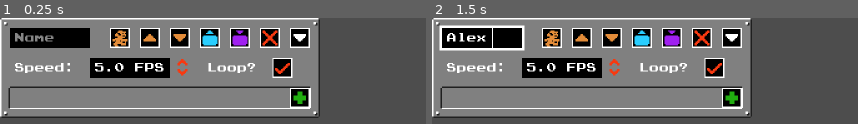
Above: before the commit, frames 1-2 (left to right).
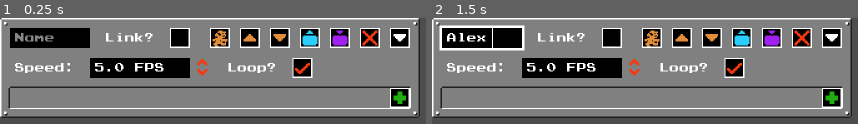
Above: after the commit, the same moments.

Repository: Tsank35/SMB1R-Resource-Pack-Tool
Game: Godot game, scene res://Scenes/Components/Sprite/AnimationBlock.tscn
Same seed, same stepped clock (60 frames per second), same inputs: the game is played once before the commit and once after it. This scene is started directly instead of the project's main scene.
Inputs (mouse positions are in pixels of both pictures, inside the frame that each line leads up to; where the layout moved, square brackets give the same spot in the first picture):
- Up to frame 1 (0.25 s): no input
- Up to frame 2 (1.5 s): click (483, 38) at 0.52 s; type "Alex" at 0.6 s; click (653, 38) [551, 38] at 1.25 s

The runs differ from the first frame. In frame 1, 33% of the frame differs, in the area x 24-99%, y 0-95%; in frame 2, 33%.
Error before the commit: Invalid access to property or key 'source' on a base object of type 'Nil'. (res://Scripts/Components/Sprite/AnimationBlock.gd:35)
Error after the commit: Invalid access to property or key 'children_changed' on a base object of type 'Nil'. (res://Scripts/Components/Sprite/AnimationBlock.gd:20)

Commit message:
Add animation links

Diff:
--- a/Scenes/Components/Sprite/AnimationBlock.tscn
+++ b/Scenes/Components/Sprite/AnimationBlock.tscn
@@ -7,13 +7,19 @@
 [ext_resource type="PackedScene" uid="uid://coa5jjimu3uqn" path="res://Scenes/Components/Buttons/MoveButton.tscn" id="4_3egul"]
 [ext_resource type="Texture2D" uid="uid://dv3gbpl2qy2md" path="res://Assets/Buttons/Down.png" id="5_4bglg"]
 [ext_resource type="PackedScene" uid="uid://qhgbpavbrsf" path="res://Scenes/Components/Buttons/DeleteButton.tscn" id="6_4bglg"]
+[ext_resource type="Script" uid="uid://crfo1a3tynisp" path="res://Scripts/Components/LinearOptionButton.gd" id="8_3egul"]
 
-[node name="AnimationBlock" unique_id=1489132816 node_paths=PackedStringArray("name_input", "speed_input", "loop_checkbox", "frame_container") instance=ExtResource("1_8r8uv")]
+[node name="AnimationBlock" unique_id=1489132816 node_paths=PackedStringArray("name_input", "speed_input", "loop_checkbox", "link_checkbox", "preview_button", "link_dropdown", "property_container", "frame_container", "link_container") instance=ExtResource("1_8r8uv")]
 script = ExtResource("3_qeelm")
 name_input = NodePath("VBox/Header/Name")
 speed_input = NodePath("VBox/Properties/SpeedInput")
-loop_checkbox = NodePath("VBox/Properties/LoopButton")
-frame_container = NodePath("VBox/Contents/VBox")
+loop_checkbox = NodePath("VBox/Properties/LoopCheckBox")
+link_checkbox = NodePath("VBox/Header/LinkCheckBox")
+preview_button = NodePath("VBox/Header/PreviewAnimationButton")
+link_dropdown = NodePath("VBox/Contents/Link/Dropdown")
+property_container = NodePath("VBox/Properties")
+frame_container = NodePath("VBox/Contents/Frames")
+link_container = NodePath("VBox/Contents/Link")
 data_type = 3
 
 [node name="Name" type="LineEdit" parent="VBox/Header" parent_id_path=PackedInt32Array(1508639507) index="0" unique_id=913376181]
@@ -21,29 +27,36 @@
 placeholder_text = "Name"
 expand_to_text_length = true
 
-[node name="Spacer" type="Control" parent="VBox/Header" parent_id_path=PackedInt32Array(1508639507) index="1" unique_id=1220874406]
+[node name="LinkLabel" type="Label" parent="VBox/Header" parent_id_path=PackedInt32Array(1508639507) index="1" unique_id=1022312651]
+layout_mode = 2
+text = "Link?"
+
+[node name="LinkCheckBox" type="CheckBox" parent="VBox/Header" parent_id_path=PackedInt32Array(1508639507) index="2" unique_id=451772385]
+layout_mode = 2
+
+[node name="Spacer" type="Control" parent="VBox/Header" parent_id_path=PackedInt32Array(1508639507) index="3" unique_id=1220874406]
 layout_mode = 2
 size_flags_horizontal = 3
 
-[node name="PreviewAnimationButton" type="TextureButton" parent="VBox/Header" parent_id_path=PackedInt32Array(1508639507) index="2" unique_id=921045960]
+[node name="PreviewAnimationButton" type="TextureButton" parent="VBox/Header" parent_id_path=PackedInt32Array(1508639507) index="4" unique_id=921045960]
 layout_mode = 2
 tooltip_text = "Preview Animation"
 focus_mode = 0
 texture_normal = ExtResource("3_4bglg")
 
-[node name="MoveUpButton" parent="VBox/Header" parent_id_path=PackedInt32Array(1508639507) index="3" unique_id=1564395016 node_paths=PackedStringArray("node_to_move") instance=ExtResource("4_3egul")]
+[node name="MoveUpButton" parent="VBox/Header" parent_id_path=PackedInt32Array(1508639507) index="5" unique_id=1564395016 node_paths=PackedStringArray("node_to_move") instance=ExtResource("4_3egul")]
 layout_mode = 2
 node_to_move = NodePath("../../..")
 index_limit = 1
 
-[node name="MoveDownButton" parent="VBox/Header" parent_id_path=PackedInt32Array(1508639507) index="4" unique_id=241311083 node_paths=PackedStringArray("node_to_move") instance=ExtResource("4_3egul")]
+[node name="MoveDownButton" parent="VBox/Header" parent_id_path=PackedInt32Array(1508639507) index="6" unique_id=241311083 node_paths=PackedStringArray("node_to_move") instance=ExtResource("4_3egul")]
 layout_mode = 2
 tooltip_text = "Move Down"
 texture_normal = ExtResource("5_4bglg")
 node_to_move = NodePath("../../..")
 direction = 1
 
-[node name="DeleteButton" parent="VBox/Header" parent_id_path=PackedInt32Array(1508639507) index="7" unique_id=1743712626 instance=ExtResource("6_4bglg")]
+[node name="DeleteButton" parent="VBox/Header" parent_id_path=PackedInt32Array(1508639507) index="9" unique_id=1743712626 instance=ExtResource("6_4bglg")]
 layout_mode = 2
 
 [node name="Properties" type="HBoxContainer" parent="VBox" parent_id_path=PackedInt32Array(382781179) index="1" unique_id=1697430877]
@@ -54,6 +67,7 @@
 text = "Speed:"
 
 [node name="SpeedInput" type="SpinBox" parent="VBox/Properties" index="1" unique_id=688776382]
+custom_minimum_size = Vector2(98, 0)
 layout_mode = 2
 step = 0.01
 value = 5.0
@@ -64,22 +78,36 @@
 layout_mode = 2
 text = "Loop?"
 
-[node name="LoopButton" type="CheckBox" parent="VBox/Properties" index="3" unique_id=1954709365]
+[node name="LoopCheckBox" type="CheckBox" parent="VBox/Properties" index="3" unique_id=1954709365]
 layout_mode = 2
 focus_mode = 0
 button_pressed = true
 
-[node name="VBox" type="VBoxContainer" parent="VBox/Contents" parent_id_path=PackedInt32Array(655410605) index="0" unique_id=2080858677]
+[node name="Frames" type="VBoxContainer" parent="VBox/Contents" parent_id_path=PackedInt32Array(655410605) index="0" unique_id=2080858677]
 layout_mode = 2
 theme_override_constants/separation = 0
 
-[node name="AddButton" type="TextureButton" parent="VBox/Contents/VBox" index="0" unique_id=624772738]
+[node name="AddButton" type="TextureButton" parent="VBox/Contents/Frames" index="0" unique_id=624772738]
 layout_mode = 2
 size_flags_horizontal = 8
 tooltip_text = "Add Frame"
 focus_mode = 0
 texture_normal = ExtResource("4_1ly3x")
 
+[node name="Link" type="HBoxContainer" parent="VBox/Contents" parent_id_path=PackedInt32Array(655410605) index="1" unique_id=971345561]
+visible = false
+layout_mode = 2
+
+[node name="Label" type="Label" parent="VBox/Contents/Link" index="0" unique_id=1157670727]
+layout_mode = 2
+text = "Link:"
+
+[node name="Dropdown" type="OptionButton" parent="VBox/Contents/Link" index="1" unique_id=2085085880]
+layout_mode = 2
+script = ExtResource("8_3egul")
+metadata/_custom_type_script = "uid://crfo1a3tynisp"
+
+[connection signal="toggled" from="VBox/Header/LinkCheckBox" to="." method="set_is_link"]
 [connection signal="pressed" from="VBox/Header/PreviewAnimationButton" to="." method="preview_animation"]
 [connection signal="deletion_confirmed" from="VBox/Header/DeleteButton" to="." method="queue_free"]
-[connection signal="pressed" from="VBox/Contents/VBox/AddButton" to="." method="add_frame"]
+[connection signal="pressed" from="VBox/Contents/Frames/AddButton" to="." method="add_frame"]
--- a/Scripts/Components/Sprite/AnimationBlock.gd
+++ b/Scripts/Components/Sprite/AnimationBlock.gd
@@ -3,12 +3,21 @@
 const FRAME := "res://Scenes/Components/Sprite/AnimationFrame.tscn"
 
 var collection: AnimationCollection
+var is_link := false: set = set_is_link
 
 @export_group("Nodes")
 @export var name_input: LineEdit
 @export var speed_input: SpinBox
 @export var loop_checkbox: CheckBox
+@export var link_checkbox: CheckBox
+@export var preview_button: TextureButton
+@export var link_dropdown: OptionButton
+@export var property_container: HBoxContainer
 @export var frame_container: VBoxContainer
+@export var link_container: HBoxContainer
+
+func _ready() -> void:
+	collection.children_changed.connect(update_links)
 
 func add_frame(rect := []) -> void:
 	var frame: AnimationFrame = Global.instantiate(FRAME)
@@ -31,6 +40,27 @@
 func is_empty() -> bool:
 	return get_frames().is_empty()
 
+func update_links() -> void:
+	link_dropdown.clear()
+	for animation: AnimationBlock in collection.get_animations():
+		if animation == self:
+			continue
+		link_dropdown.add_item(animation.get_animation_name())
+
+func select_link(link: String) -> void:
+	for i: int in link_dropdown.item_count:
+		if link_dropdown.get_item_text(i) == link:
+			link_dropdown.select(i)
+			return
+	MessageLog.log_error("Invalid link: " + link + ".", self)
+
+func set_is_link(value: bool) -> void:
+	is_link = value
+	property_container.visible = not is_link
+	preview_button.visible = not is_link
+	frame_container.visible = not is_link
+	link_container.visible = is_link
+
 func preview_animation() -> void:
 	var source := collection.source
 	if not source and Global.reference_source:
@@ -50,6 +80,9 @@
 	return name_input.text
 
 func get_json(_remove_redundant := true) -> Dictionary:
+	if is_link:
+		return {get_animation_name(): {"link": link_dropdown.get_item_text(link_dropdown.selected)}}
+
 	var frames := []
 	for frame: AnimationFrame in get_frames():
 		frames.append(frame.get_rect_array())
@@ -62,15 +95,19 @@
 
 func apply_json(json: Dictionary) -> void:
 	clear_frames()
+	is_link = json.has("link")
+	link_checkbox.set_pressed_no_signal(is_link)
+	if is_link:
+		select_link.call_deferred(Global.get_value_of_type(json, "link", TYPE_STRING))
+	else:
+		var frames: Array = Global.get_value_of_type(json, "frames", TYPE_ARRAY, self, TYPE_ARRAY)
+		for frame in frames:
+			add_frame(frame)
+		if not json.has("frames"):
+			MessageLog.log_error("No frames found.", self)
 
-	var frames: Array = Global.get_value_of_type(json, "frames", TYPE_ARRAY, self, TYPE_ARRAY)
-	for frame in frames:
-		add_frame(frame)
-	if not json.has("frames"):
-		MessageLog.log_error("No frames found.", self)
-
-	speed_input.value = Global.get_value_of_type(json, "speed", TYPE_INT, self)
-	if json.has("loop"):
-		loop_checkbox.button_pressed = Global.get_value_of_type(json, "loop", TYPE_BOOL, self)
-	else:
-		loop_checkbox.button_pressed = true
+		speed_input.value = Global.get_value_of_type(json, "speed", TYPE_INT, self)
+		if json.has("loop"):
+			loop_checkbox.button_pressed = Global.get_value_of_type(json, "loop", TYPE_BOOL, self)
+		else:
+			loop_checkbox.button_pressed = true
--- a/Scripts/Components/Sprite/AnimationCollection.gd
+++ b/Scripts/Components/Sprite/AnimationCollection.gd
@@ -7,6 +7,8 @@
 
 @export_group("Nodes")
 @export var animation_container: VBoxContainer
+
+signal children_changed
 
 func _ready() -> void:
 	super()
@@ -21,6 +23,8 @@
 		animation.set_animation_name(anim_name)
 	if json:
 		animation.apply_json(json)
+	children_changed.emit()
+	animation.tree_exited.connect(children_changed.emit)
 
 func clear() -> void:
 	for animation: AnimationBlock in get_animations():
